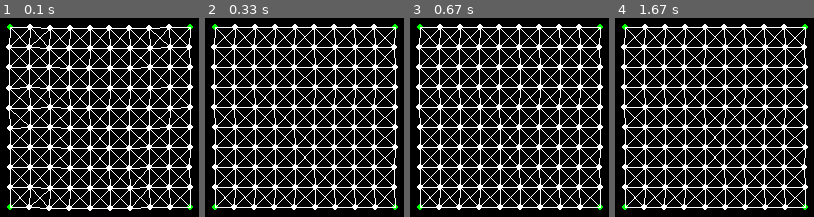
Above: before the commit, frames 1-4 (left to right).
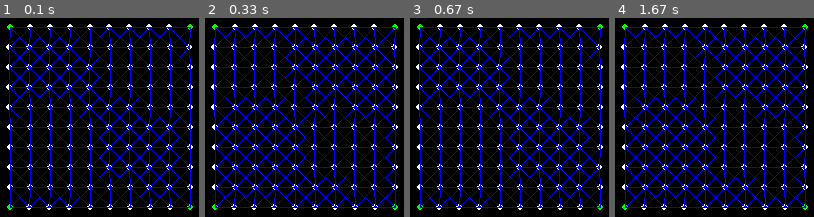
Above: after the commit, the same moments.

Repository: TANUKIpro/pygame_sim
Game: pygame game, started from cloth_test_02.py
Two runs of this game, one before a commit and one after it. Both use one fixed random seed, a clock stepped at 60 frames per second and the inputs below.
Inputs:
- Up to frame 1 (0.1 s): no input
- Up to frame 2 (0.33 s): no input
- Up to frame 3 (0.67 s): no input
- Up to frame 4 (1.67 s): no input

The runs differ from the first frame. In frame 1, 23% of the frame differs, in the area x 3-97%, y 3-97%; in frame 2, 18%; in frame 3, 17%; in frame 4, 17%.

Commit message:
簡易ヒートマップの追加

Diff:
--- a/cloth_test_02.py
+++ b/cloth_test_02.py
@@ -1,5 +1,6 @@
 #!/usr/bin/env python3
 # -*- coding: utf-8 -*-
+# https://www.gpgstudy.com/gpgiki/GDC_2001:_Advanced_Character_Physics
 import pygame, sys, math
 
 pygame.init()
@@ -16,6 +17,20 @@
 WHITE = (255, 255, 255)
 RED = (255, 0, 0)
 GREEN = (0, 255, 0)
+
+def rgb(value, minimum=30, maximum=45):
+    minimum, maximum = float(minimum), float(maximum)
+    ratio = 2 * (value-minimum) / (maximum - minimum)
+    b = int(max(0, 255*(1 - ratio)))
+    r = int(max(0, 255*(ratio - 1)))
+    g = 255 - b - r
+    if b > 255:b=255
+    if b < 0  :b=0
+    if r > 255:r=255
+    if r < 0  :r=0
+    if g > 255:g=255
+    if g < 0  :g=0
+    return r,g,b
 
 class Particle:
     def __init__(self, x, y, m = 1.0):
@@ -82,23 +97,24 @@
         delta_y = particles[self.index1].y - particles[self.index0].y
         deltaLength = math.sqrt(delta_x**2 + delta_y**2)
         # 二点間の距離の平均変化率 + α
-        diff = (deltaLength - self.restLength)/(deltaLength+ 0.001)
+        diff = (deltaLength - self.restLength)/(deltaLength+0.001)
 
         # 2次のルンゲクッタ法
-        cons_vias = 1/2
         if particles[self.index0].fixed == False:
-            particles[self.index0].x += cons_vias * diff * delta_x
-            particles[self.index0].y += cons_vias * diff * delta_y
+            particles[self.index0].x += 0.5 * diff * delta_x
+            particles[self.index0].y += 0.5 * diff * delta_y
         if particles[self.index1].fixed == False:
-            particles[self.index1].x -= cons_vias * diff * delta_x
-            particles[self.index1].y -= cons_vias * diff * delta_y
+            particles[self.index1].x -= 0.5 * diff * delta_x
+            particles[self.index1].y -= 0.5 * diff * delta_y
 
     def draw(self, surf, size):
         x0 = particles[self.index0].x
         y0 = particles[self.index0].y
         x1 = particles[self.index1].x
         y1 = particles[self.index1].y
-        pygame.draw.line(surf, WHITE, (int(x0), int(y0)), (int(x1), int(y1)), size)
+
+        d = math.sqrt((x0-x1)**2+(y0-y1)**2)
+        pygame.draw.line(surf, rgb(d), (int(x0), int(y0)), (int(x1), int(y1)), size)
 
 def find_particle(pos):
     for i in range(len(particles)):
@@ -110,13 +126,14 @@
             break
 
 delta_t = 0.1      # Update の最小時間
-NUM_ITER = 5       # 結束強度
+NUM_ITER = 10       # 結束強度
 mouse = False
 mouse_pos = (0, 0)
 
 NUM_X = 10         # パーティクルX軸
 NUM_Y = 10         # パーティクルY軸
 particles = []
+
 for j in range(NUM_Y):
     for i in range(NUM_X):
         x = 100 + i * 20.0
@@ -135,6 +152,7 @@
         if i < (NUM_X - 1):
             index0 = i + j * NUM_X
             index1 = (i + 1) + j * NUM_X
+            #print("idx0:{0}, idx1:{1}".format(index0, index1))
             c = Constraint(index0, index1)
             constraints.append(c)
         if j < (NUM_Y - 1):
@@ -158,7 +176,6 @@
 Running = True
 while Running:
     screen.fill(BLACK)
-
     # particles update
     for i in range(len(particles)):
         particles[i].update(delta_t)
